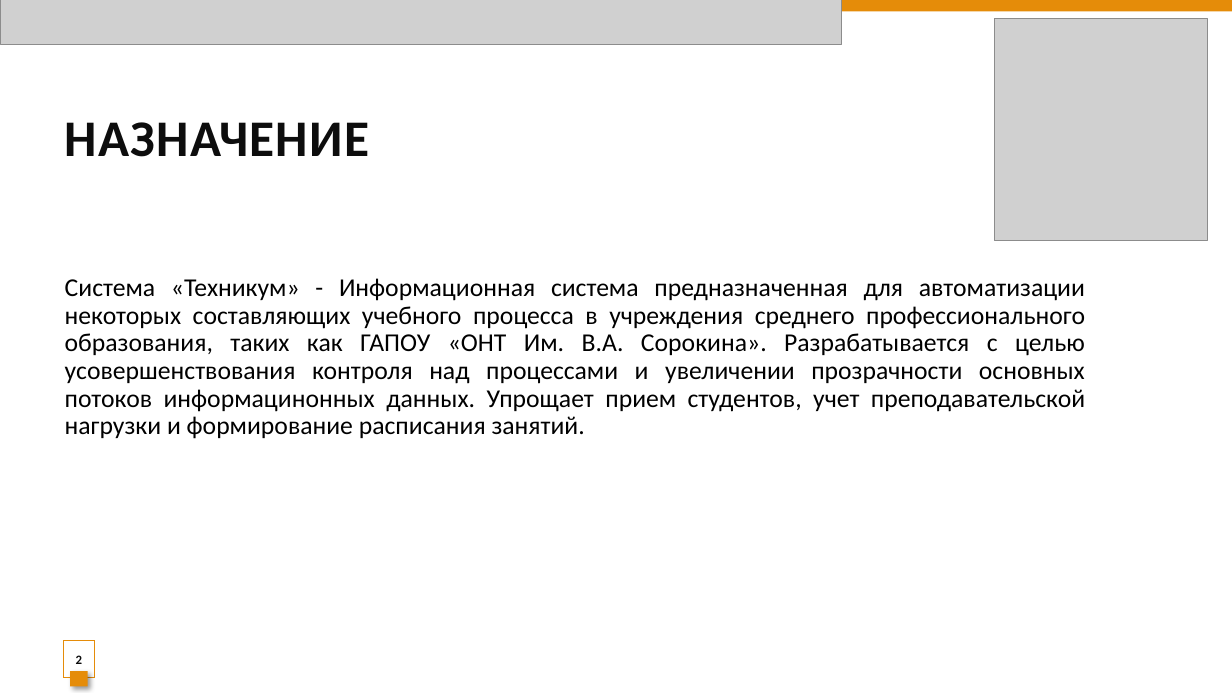
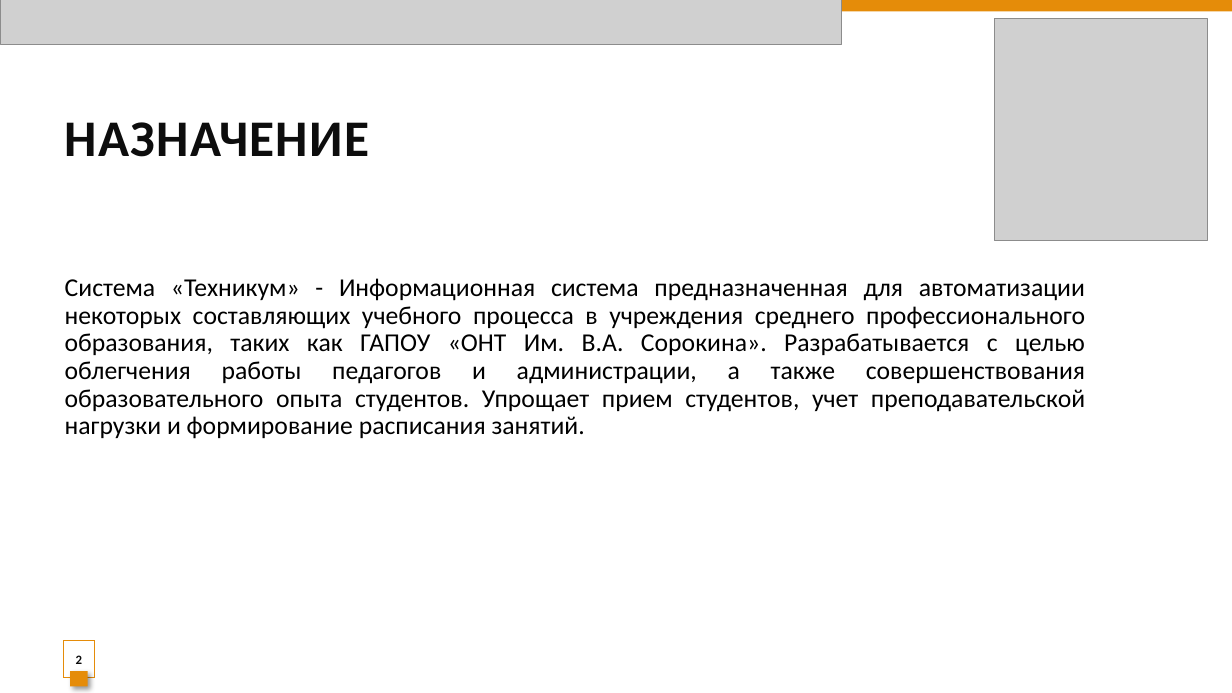
Before and after one commit to Alex2021cyberhuman/technical-school-automation-system, a slide deck: slide 2 of 10_Cистема_Техникум.pptx. Drawn at 1232x693 pixels with LibreOffice and Linux fonts; fonts in the diff are those of the drawing; grey boxes stand for pictures. Boxes give left, top, right and bottom in pixels: in the first picture for what was removed or moved away, otherwise in the second. Text is boxed around its words. In the diff, an @@ line names an element or a change of style, - is before the commit and + after.

```diff
--- a/10_Cистема_Техникум.pptx
+++ b/10_Cистема_Техникум.pptx
@@ text at [65,278,1085,439]: text changed @@
-Система «Техникум» - Информационная система предназначенная для автоматизации некоторых составляющих учебного процесса в учреждения среднего профессионального образования, таких как ГАПОУ «ОНТ Им. В.А. Сорокина». Разрабатывается с целью усовершенствования контроля над процессами и увеличении прозрачности основных потоков информацинонных данных. Упрощает прием студентов, учет преподавательской нагрузки и формирование расписания занятий.
+Система «Техникум» - Информационная система предназначенная для автоматизации некоторых составляющих учебного процесса в учреждения среднего профессионального образования, таких как ГАПОУ «ОНТ Им. В.А. Сорокина». Разрабатывается с целью облегчения работы педагогов и администрации, а также совершенствования образовательного опыта студентов. Упрощает прием студентов, учет преподавательской нагрузки и формирование расписания занятий.
```
Also in this commit, not shown: 5 other slides changed, 1 slide removed, 1 other file.
